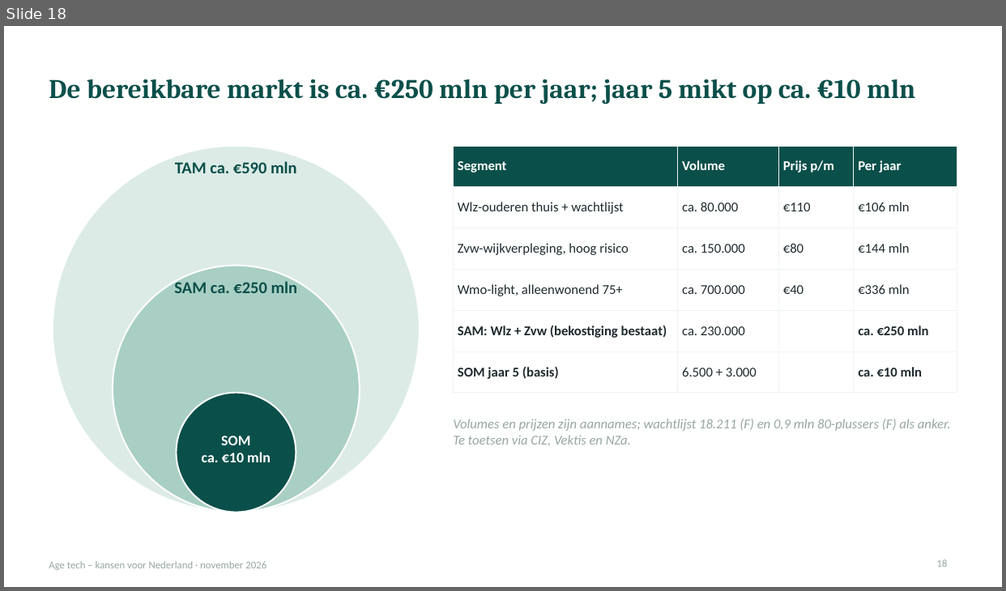
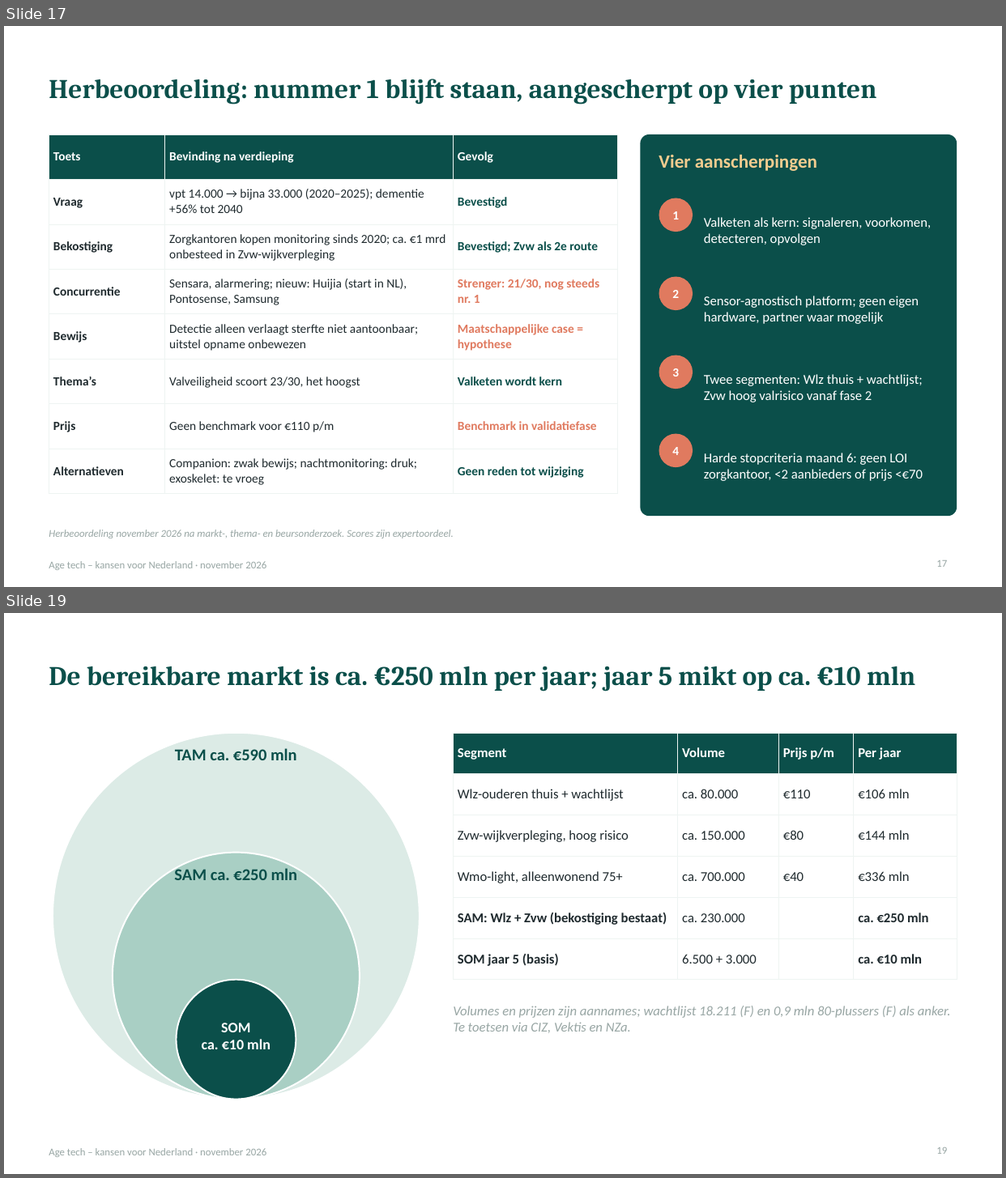
Before and after one commit to robruijn/Four-Seasons-Rome-2026, a slide deck: AgeTech_kansen_Nederland.pptx. Shown one above the other, each under a label of ours: slide 18 before the commit, slides 17 and 19 after it; the slides between them are not shown. The pictures are 1006x591 and 1006x1178 pixels, drawn with LibreOffice and Linux fonts; fonts in the diff are those of the drawing. Boxes give left, top, right and bottom in pixels: in the first picture for what was removed or moved away, otherwise in the second. Text is boxed around its words. In the diff, an @@ line names an element or a change of style, - is before the commit and + after.

```diff
--- a/AgeTech_kansen_Nederland.pptx
+++ b/AgeTech_kansen_Nederland.pptx
@@ slide 17 added at [4, 26, 1002, 587], background #FFFFFF; not listed: 1 template element that a slide beside it also shows @@
@@ title added at [49, 79, 877, 105], 26 pt, text #0B4F4A, bold @@
+Herbeoordeling: nummer 1 blijft staan, aangescherpt op vier punten
@@ table added at [49, 135, 618, 489], 8 rows, 3 columns @@
+Toets | Bevinding na verdieping | Gevolg
+Vraag | vpt 14.000 → bijna 33.000 (2020–2025); dementie +56% tot 2040 | Bevestigd
+Bekostiging | Zorgkantoren kopen monitoring sinds 2020; ca. €1 mrd onbesteed in Zvw-wijkverpleging | Bevestigd; Zvw als 2e route
+Concurrentie | Sensara, alarmering; nieuw: Huijia (start in NL), Pontosense, Samsung | Strenger: 21/30, nog steeds nr. 1
+Bewijs | Detectie alleen verlaagt sterfte niet aantoonbaar; uitstel opname onbewezen | Maatschappelijke case = hypothese
+Thema’s | Valveiligheid scoort 23/30, het hoogst | Valketen wordt kern
+Prijs | Geen benchmark voor €110 p/m | Benchmark in validatiefase
+Alternatieven | Companion: zwak bewijs; nachtmonitoring: druk; exoskelet: te vroeg | Geen reden tot wijziging
@@ rounded rectangle added at [641, 135, 957, 516], fill #0B4F4A @@
@@ text added at [658, 154, 817, 171], 18 pt, text #F2CC8F, bold @@
+Vier aanscherpingen
@@ ellipse added at [659, 199, 692, 232], fill #E07A5F @@
@@ text added at [672, 211, 679, 220], 12 pt, text #FFFFFF, bold @@
+1
@@ text added at [704, 217, 931, 246], 13 pt, text #FFFFFF @@
+Valketen als kern: signaleren, voorkomen, detecteren, opvolgen
@@ ellipse added at [659, 277, 692, 310], fill #E07A5F @@
@@ text added at [672, 290, 679, 298], 12 pt, text #FFFFFF, bold @@
+2
@@ text added at [704, 296, 918, 324], 13 pt, text #FFFFFF @@
+Sensor-agnostisch platform; geen eigen hardware, partner waar mogelijk
@@ ellipse added at [659, 356, 692, 389], fill #E07A5F @@
@@ text added at [672, 369, 679, 377], 12 pt, text #FFFFFF, bold @@
+3
@@ text added at [704, 374, 923, 403], 13 pt, text #FFFFFF @@
+Twee segmenten: Wlz thuis + wachtlijst; Zvw hoog valrisico vanaf fase 2
@@ ellipse added at [659, 434, 692, 467], fill #E07A5F @@
@@ text added at [672, 447, 679, 455], 12 pt, text #FFFFFF, bold @@
+4
@@ text added at [704, 453, 923, 481], 13 pt, text #FFFFFF @@
+Harde stopcriteria maand 6: geen LOI zorgkantoor, <2 aanbieders of prijs <€70
@@ text added at [49, 530, 454, 539], 10 pt, text #98A6A4, italic @@
+Herbeoordeling november 2026 na markt-, thema- en beursonderzoek. Scores zijn expertoordeel.
@@ page number added at [936, 561, 947, 567], 10 pt, text #98A6A4 @@
+17
@@ what was slide 18 is now slide 19 @@
```
Also in this commit, not shown: 9 slides changed.
